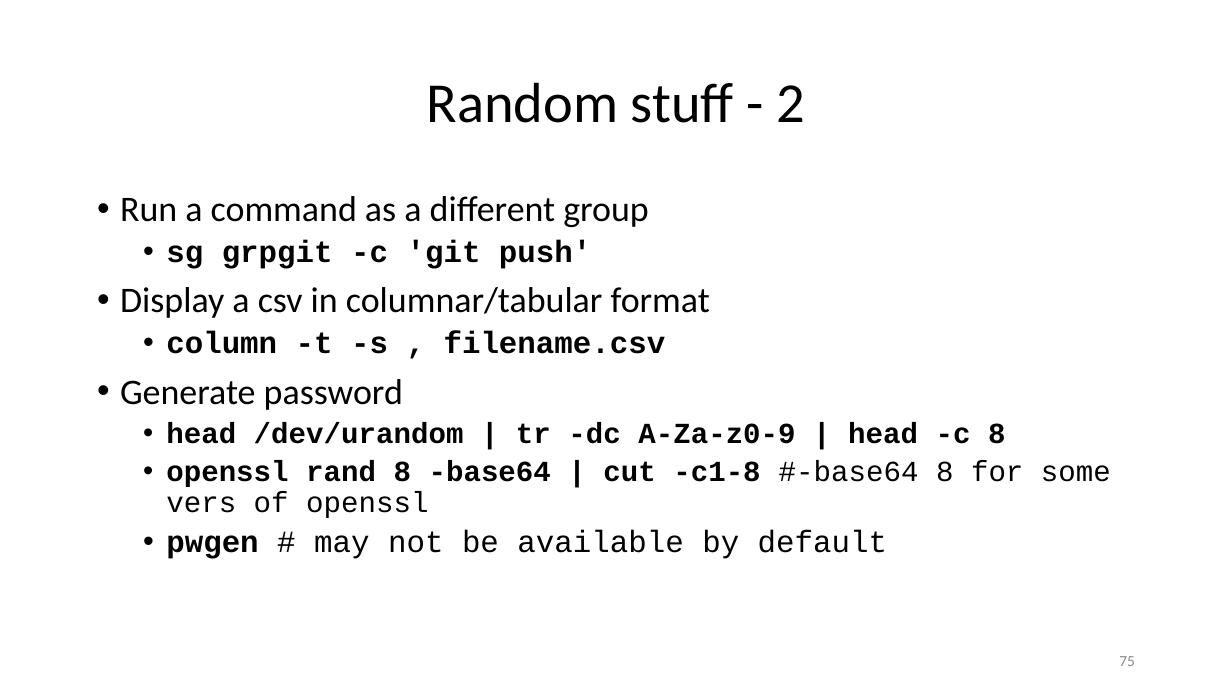
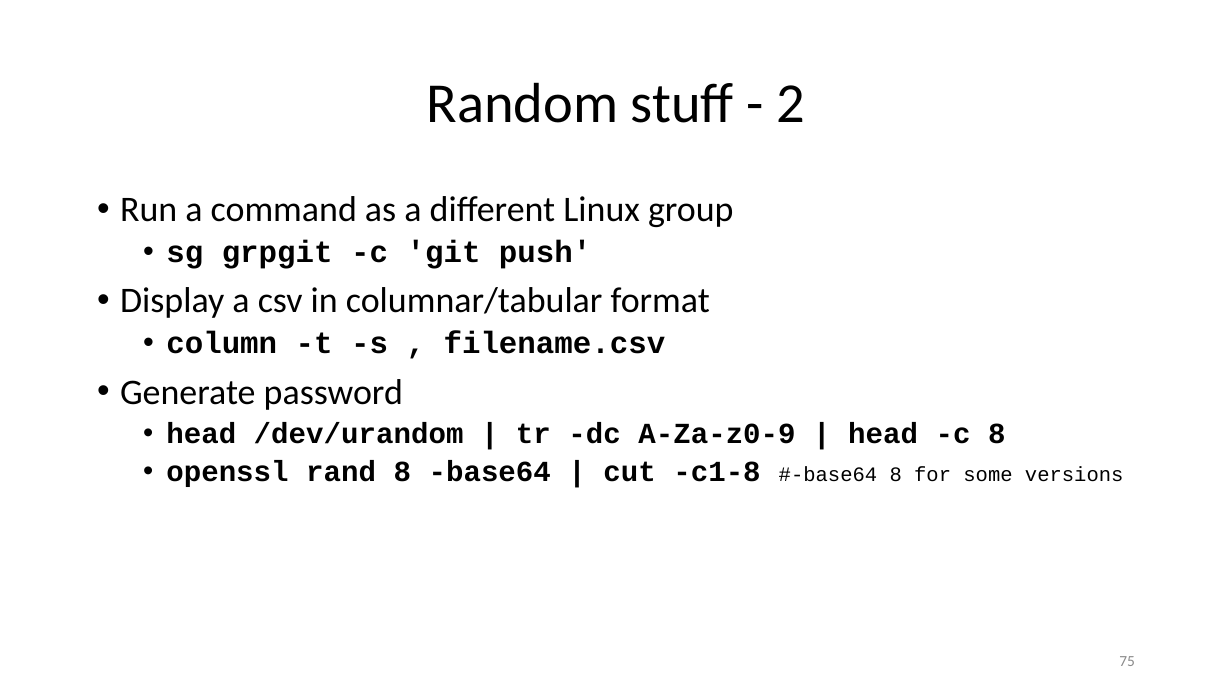
Before and after one commit to ketancmaheshwari/lisa19, a slide deck: slide 75 of lpt_LISA.pptx. Drawn at 1232x693 pixels with LibreOffice and Linux fonts; fonts in the diff are those of the drawing. Boxes give left, top, right and bottom in pixels: in the first picture for what was removed or moved away, otherwise in the second. Text is boxed around its words. In the diff, an @@ line names an element or a change of style, - is before the commit and + after.

```diff
--- a/lpt_LISA.pptx
+++ b/lpt_LISA.pptx
@@ text at [120,196,734,227]: text changed @@
-• Run a command as a different group
+• Run a command as a different Linux group
@@ text at [166,460,1124,487]: text changed; bold on @@
-  • openssl rand 8 -base64 | cut -c1-8 #-base64 8 for some vers of openssl
-  • pwgen # may not be available by default
+  • openssl rand 8 -base64 | cut -c1-8 #-base64 8 for some versions
```
Also in this commit, not shown: 5 other slides changed.
